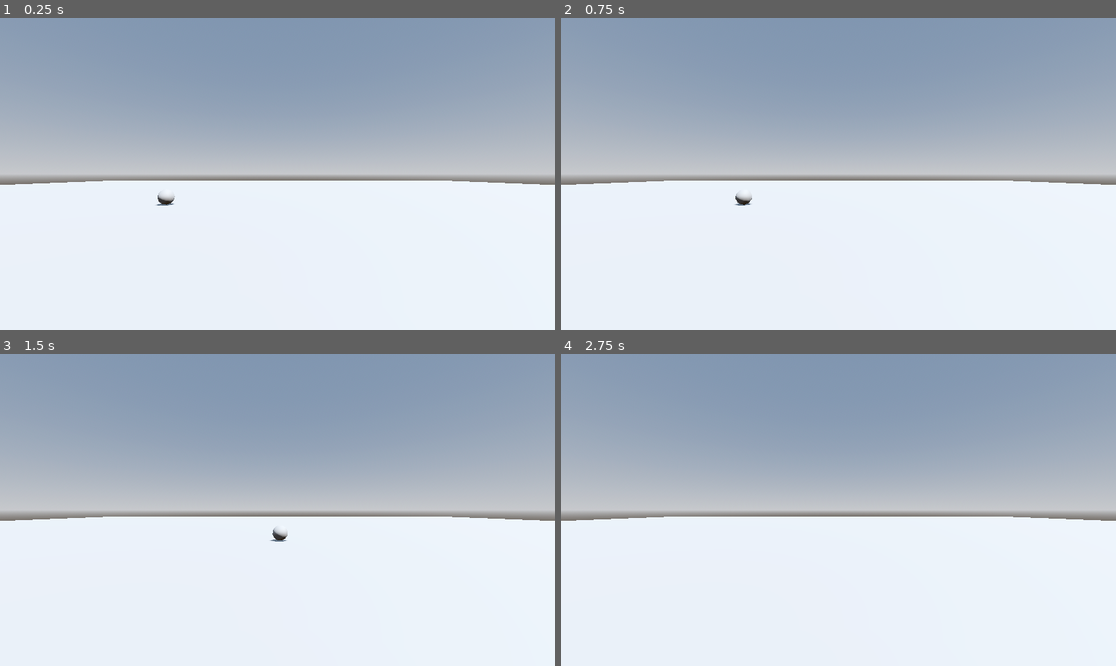
Above: before the commit, frames 1-4 (two rows, left to right).
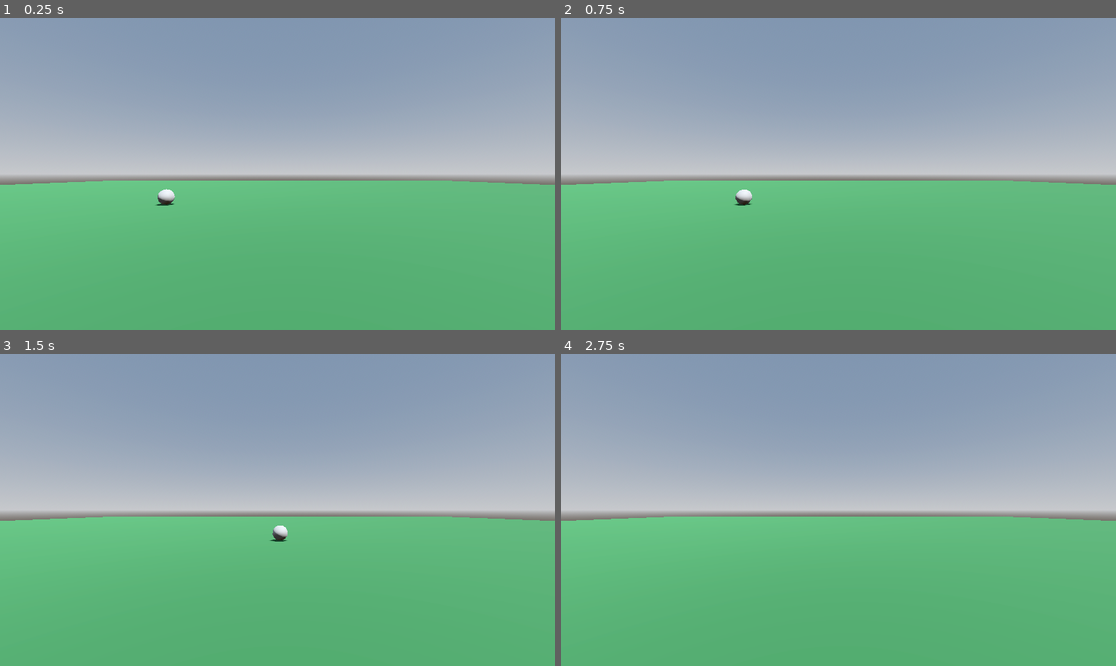
Above: after the commit, the same moments.

Repository: bsu-cs315/3d-demo
Game: Godot game, scene res://world.tscn
The game is run twice, just before and just after one commit, with the same random seed, the same clock (stepped at 60 frames per second) and the same inputs.
Inputs:
- Up to frame 1 (0.25 s): no input
- Up to frame 2 (0.75 s): tap Enter at 0.5 s; tap Space (launch) at 0.6 s
- Up to frame 3 (1.5 s): tap Space (launch) at 1.35 s
- Up to frame 4 (2.75 s): tap Space (launch) at 2.1 s

The runs differ from the first frame. In frame 1, 47% of the frame differs, in the area x 0-100%, y 52-100%; in frame 2, 47%; in frame 3, 47%; in frame 4, 48%.

Commit message:
Add greenish texture to ground

Diff:
--- a/project/world.tscn
+++ b/project/world.tscn
@@ -15,6 +15,9 @@
 sky = SubResource("Sky_xtj6w")
 tonemap_mode = 2
 glow_enabled = true
+
+[sub_resource type="StandardMaterial3D" id="StandardMaterial3D_ig830"]
+albedo_color = Color(0.146572, 0.334496, 0.176964, 1)
 
 [sub_resource type="BoxShape3D" id="BoxShape3D_ayuak"]
 size = Vector3(100, 1, 100)
@@ -34,6 +37,7 @@
 [node name="Land" type="CSGBox3D" parent="StaticBody3D"]
 transform = Transform3D(1, 0, 0, 0, 1, 0, 0, 0, 1, 0, -1.33439, 0)
 size = Vector3(100, 1, 100)
+material = SubResource("StandardMaterial3D_ig830")
 
 [node name="CollisionShape3D" type="CollisionShape3D" parent="StaticBody3D"]
 transform = Transform3D(1, 0, 0, 0, 1, 0, 0, 0, 1, 0, -1.33439, 0)
Not shown: 1 places in project/world.tscn that only renumber resources
